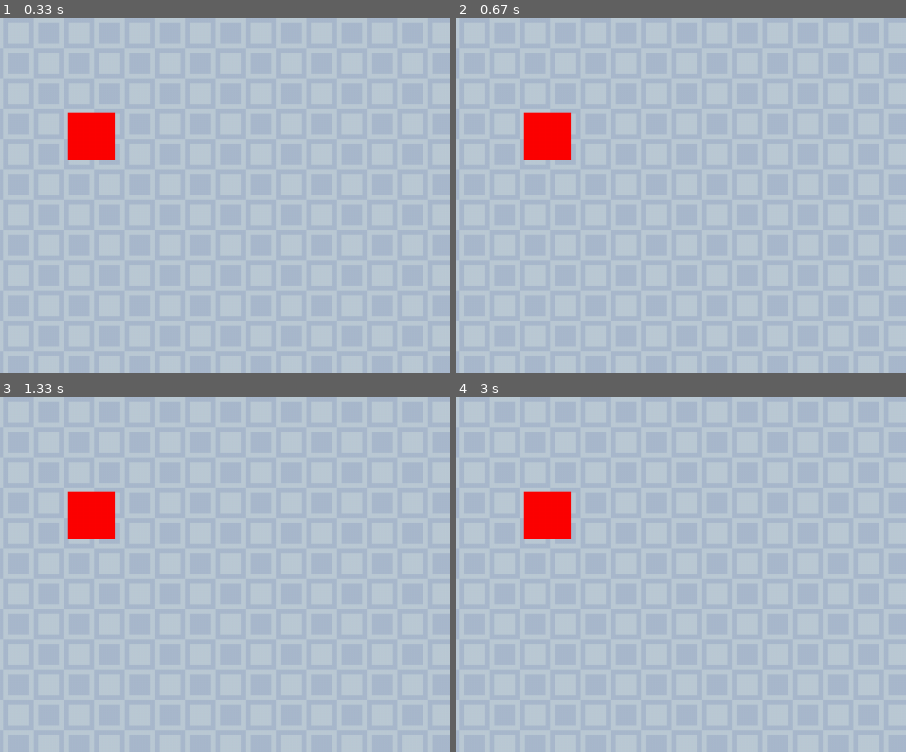
Above: before the commit, frames 1-4 (two rows, left to right).
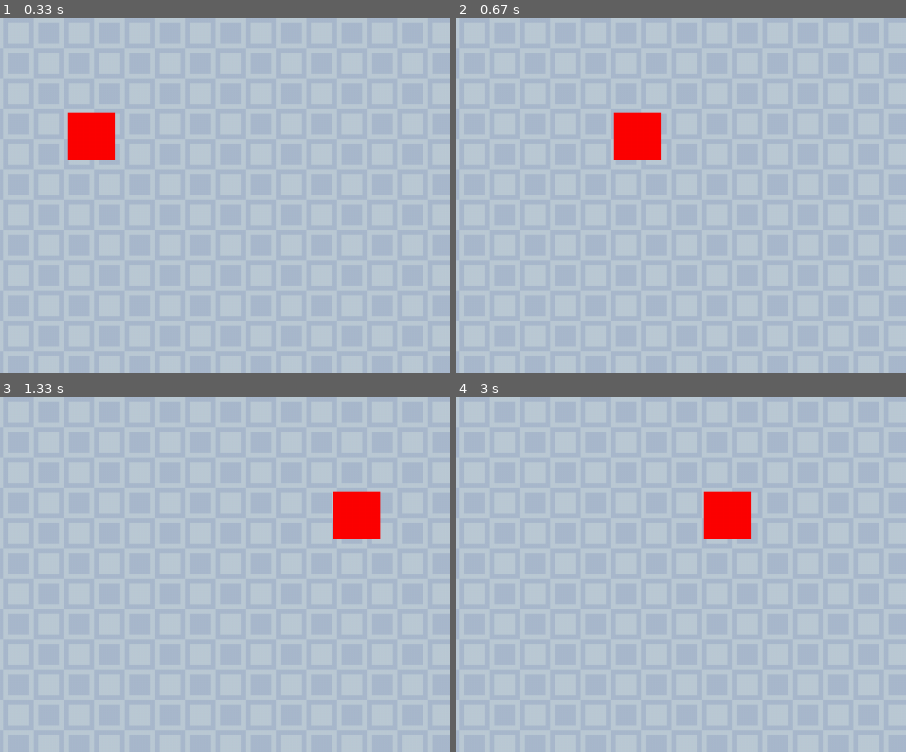
Above: after the commit, the same moments.

Repository: JuanPlaz/HeroCave_PyGame
Game: pygame game, started from tutorial.py
The game is run twice, just before and just after one commit, with the same random seed, the same clock (stepped at 60 frames per second) and the same inputs.
Inputs:
- Up to frame 1 (0.33 s): no input
- Up to frame 2 (0.67 s): hold Right from 0.33 s (still down)
- Up to frame 3 (1.33 s): release Right at 0.8 s; hold Right 0.83-1.3 s
- Up to frame 4 (3 s): hold Left 1.33-1.87 s; hold Left 1.9-2.3 s; hold Right 2.33-2.97 s
The pictures show only the part of the screen within x 3-53%, y 0-50%; the shares and areas given below are measured in that part.

Frame 1 is identical in both runs. In frame 2, 2.9% of the frame differs, in the area x 14-46%, y 26-40%; in frame 3, 2.9%, in the area x 14-85%, y 26-40%; in frame 4, 2.9%.

Commit message:
Moving the Player

Diff:
--- a/tutorial.py
+++ b/tutorial.py
@@ -73,6 +73,18 @@
 
     pygame.display.update()     #it needs to be updated to avoid old drawings on the screen
 
+
+def handle_move(player):
+    keys = pygame.key.get_pressed()     #This will catch the key you are pressing in the keyboard
+
+    player.x_vel = 0                    #You need to set the vel on 0, or character will keep moving even if you are not pressing any key.
+    if keys[pygame.K_LEFT]:
+        player.move_left(PLAYER_VEL)
+    if keys[pygame.K_RIGHT]:
+        player.move_right(PLAYER_VEL)
+
+
+
 def main(window): #Event loop function
     clock = pygame.time.Clock()
     background, bg_image = get_background("Blue.png")       #Getting the image for the background
@@ -88,6 +100,9 @@
                 run = False
                 break
 
+
+        player.loop(FPS)        #We need to call loop function to keep moving in every frame
+        handle_move(player)
         draw(window, background, bg_image, player)
 
     pygame.quit()
